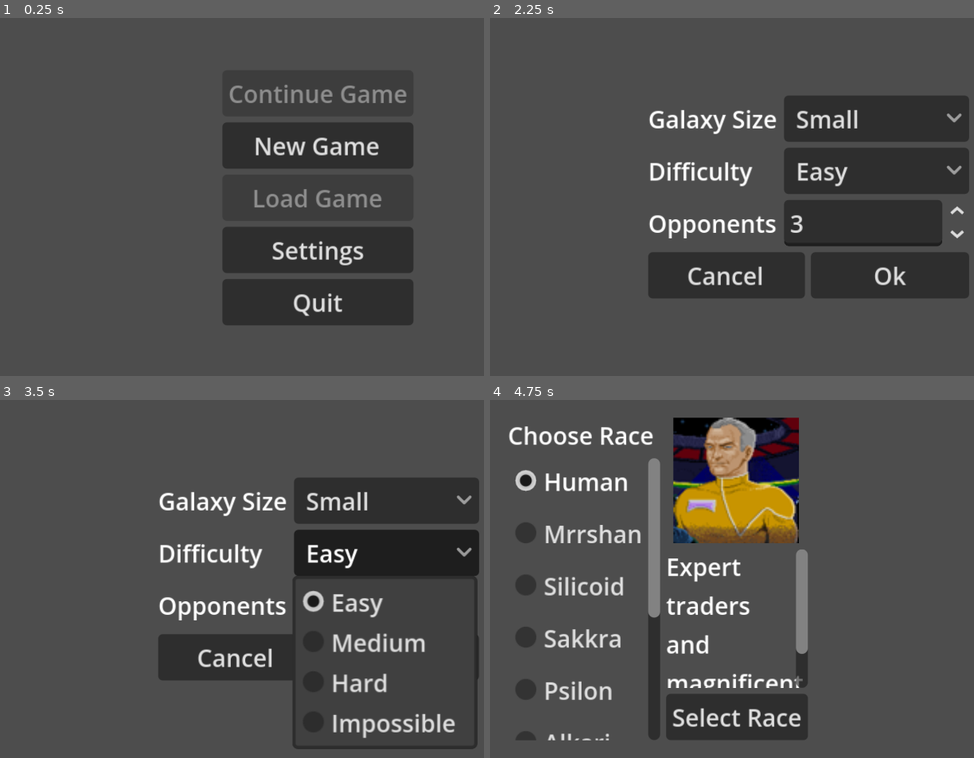
Above: before the commit, frames 1-4 (two rows, left to right).
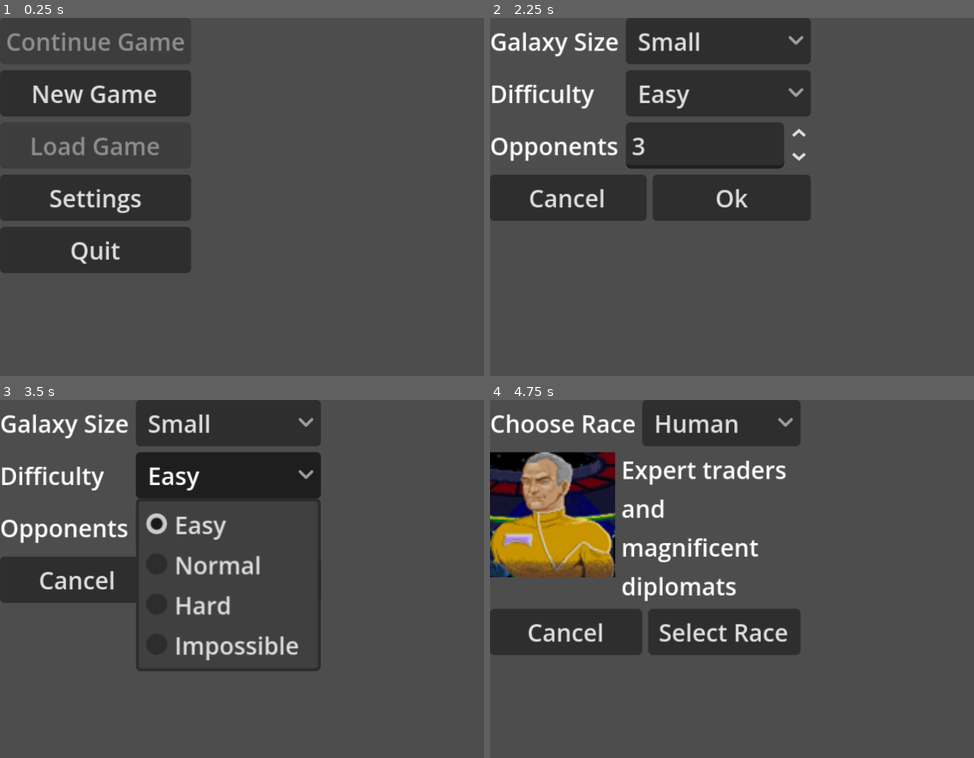
Above: after the commit, the same moments.

Repository: SamuelDavis/gmoo
Game: Godot game, scene res://main.tscn
The game is run twice, just before and just after one commit, with the same random seed, the same clock (stepped at 60 frames per second) and the same inputs.
Inputs:
- Up to frame 1 (0.25 s): no input
- Up to frame 2 (2.25 s): click "New Game" at 0.5 s; click "Cancel" at 1.25 s; click "New Game" at 2 s
- Up to frame 3 (3.5 s): click "Easy" at 2.75 s
- Up to frame 4 (4.75 s): click "Easy" at 3.5 s; click "Ok" at 4.25 s

The runs differ from the first frame. In frame 1, 31% of the frame differs, in the area x 0-86%, y 4-86%; in frame 2, 45%, in the area x 0-100%, y 0-79%; in frame 3, 32%; in frame 4, 38%.

Commit message:
try to aggressively simplify UI for responsiveness

Diff:
--- a/game_configuration.gd
+++ b/game_configuration.gd
@@ -1,9 +1,9 @@
 class_name GameConfiguration extends Resource
 
 enum GalaxySize { SMALL, MEDIUM, LARGE, HUGE }
-enum Difficulty { EASY, MEDIUM, HARD, IMPOSSIBLE }
+enum Difficulty { EASY, NORMAL, HARD, IMPOSSIBLE }
 
-@export var size: GalaxySize
-@export var difficulty: Difficulty
-@export var opponents: int
+@export var size: GalaxySize = GalaxySize.MEDIUM
+@export var difficulty: Difficulty = Difficulty.NORMAL
+@export var opponents: int = 3
 @export var race: Race
--- a/gui/game_configuration_screen.tscn
+++ b/gui/game_configuration_screen.tscn
@@ -4,26 +4,13 @@
 
 [node name="GameConfigurationScreen" type="Control" unique_id=1810580618]
 layout_mode = 3
-anchors_preset = 15
-anchor_right = 1.0
-anchor_bottom = 1.0
-grow_horizontal = 2
-grow_vertical = 2
+anchors_preset = 0
 script = ExtResource("1_5fa4y")
 
 [node name="VBoxContainer" type="VBoxContainer" parent="." unique_id=2046622430]
-layout_mode = 1
-anchors_preset = 8
-anchor_left = 0.5
-anchor_top = 0.5
-anchor_right = 0.5
-anchor_bottom = 0.5
-offset_left = -88.5
-offset_top = -60.0
-offset_right = 88.5
-offset_bottom = 60.0
-grow_horizontal = 2
-grow_vertical = 2
+layout_mode = 0
+offset_right = 177.0
+offset_bottom = 120.0
 
 [node name="GridContainer" type="GridContainer" parent="VBoxContainer" unique_id=545483009]
 layout_mode = 2
--- a/gui/gui.gd
+++ b/gui/gui.gd
@@ -4,8 +4,6 @@
 const GAME_CONFIGURATION_SCREEN: PackedScene = preload("res://gui/game_configuration_screen.tscn")
 const RACE_SELECTION_SCREEN: PackedScene = preload("res://gui/race_selection_screen.tscn")
 const SETTINGS_SCREEN: PackedScene = preload("res://gui/settings_screen.tscn")
-
-@onready var _content_container: Control = $MarginContainer
 
 var _current_screen: Node
 var _new_game_configuration: GameConfiguration
@@ -47,6 +45,7 @@
 			_new_game_configuration.race = race
 			_to_main_game()
 	)
+	next_screen.cancel_intended.connect(_to_main_menu)
 
 	_switch_to(next_screen)
 
@@ -74,7 +73,7 @@
 
 func _switch_to(next_screen: Node) -> void:
 	if _current_screen:
-		_content_container.remove_child(_current_screen)  # avoid two screens while freeing
+		remove_child(_current_screen)  # avoid two screens while freeing
 		_current_screen.queue_free()
 	_current_screen = next_screen
-	_content_container.add_child(_current_screen)
+	add_child(_current_screen)
--- a/gui/gui.tscn
+++ b/gui/gui.tscn
@@ -4,10 +4,3 @@
 
 [node name="GUI" type="CanvasLayer" unique_id=864612280]
 script = ExtResource("1_80edf")
-
-[node name="MarginContainer" type="MarginContainer" parent="." unique_id=1047766686]
-anchors_preset = 15
-anchor_right = 1.0
-anchor_bottom = 1.0
-grow_horizontal = 2
-grow_vertical = 2
--- a/gui/main_menu_screen.tscn
+++ b/gui/main_menu_screen.tscn
@@ -4,26 +4,13 @@
 
 [node name="MainMenuScreen" type="Control" unique_id=1159844681]
 layout_mode = 3
-anchors_preset = 15
-anchor_right = 1.0
-anchor_bottom = 1.0
-grow_horizontal = 2
-grow_vertical = 2
+anchors_preset = 0
 script = ExtResource("1_4denh")
 
 [node name="VBoxContainer" type="VBoxContainer" parent="." unique_id=1581306515]
-layout_mode = 1
-anchors_preset = 8
-anchor_left = 0.5
-anchor_top = 0.5
-anchor_right = 0.5
-anchor_bottom = 0.5
-offset_left = -64.0
-offset_top = -85.5
-offset_right = 64.0
-offset_bottom = 85.5
-grow_horizontal = 2
-grow_vertical = 2
+layout_mode = 0
+offset_right = 128.0
+offset_bottom = 171.0
 
 [node name="ContinueGameButton" type="Button" parent="VBoxContainer" unique_id=1937399789]
 unique_name_in_owner = true
--- a/gui/race_selection_screen.gd
+++ b/gui/race_selection_screen.gd
@@ -1,44 +1,36 @@
 class_name RaceSelectionScreen extends Control
 
 signal race_selection_intended(race: Race)
+signal cancel_intended
 
 @export var races: Races
 
-@onready var _race_options_scroll: ScrollContainer = %ScrollContainer
-@onready var _race_options_list: VBoxContainer = %RaceOptionsContainer
+@onready var _race_options_list: OptionButton = %RaceOptionsContainer
 @onready var _race_portrait: TextureRect = %RacePortraitTextureRect
 @onready var _race_description: Label = %RaceDescriptionLabel
+@onready var _cancel_button: Button = %CancelButton
 @onready var _select_race_button: Button = %SelectRaceButton
 
 var _selected_race: Race
 
 
 func _ready() -> void:
-	var button_group: ButtonGroup = ButtonGroup.new()
 	for race: Race in races.list:
-		var button: CheckBox = CheckBox.new()
-		button.button_group = button_group
-		button.text = race.label
-		button.toggled.connect(_on_race_toggled.bind(race))
-		_race_options_list.add_child(button)
-		button.button_pressed = _selected_race == null
+		_race_options_list.add_item(race.label)
 
+	_race_options_list.item_selected.connect(_on_race_toggled)
+	_cancel_button.pressed.connect(cancel_intended.emit)
 	_select_race_button.pressed.connect(_on_select_race)
 
-
-func _process(_delta: float) -> void:
-	var available: float = size.y - _race_options_scroll.position.y
-	_race_options_scroll.custom_minimum_size.y = minf(
-		_race_options_list.get_combined_minimum_size().y, available
-	)
+	_on_race_toggled(0)
 
 
-func _on_race_toggled(on: bool, race: Race) -> void:
-	if on:
-		_select_race_button.disabled = false
-		_race_portrait.texture = race.portrait
-		_race_description.text = race.description
-		_selected_race = race
+func _on_race_toggled(index: int) -> void:
+	var race: Race = races.list[index]
+	_select_race_button.disabled = false
+	_race_portrait.texture = race.portrait
+	_race_description.text = race.description
+	_selected_race = race
 
 
 func _on_select_race() -> void:
--- a/gui/race_selection_screen.tscn
+++ b/gui/race_selection_screen.tscn
@@ -5,59 +5,54 @@
 
 [node name="RaceSelectionScreen" type="Control" unique_id=1133312451]
 layout_mode = 3
-anchors_preset = 15
-anchor_right = 1.0
-anchor_bottom = 1.0
-grow_horizontal = 2
-grow_vertical = 2
+anchors_preset = 0
 script = ExtResource("1_7y7b2")
 races = ExtResource("2_ux4qv")
 
-[node name="HBoxContainer" type="HBoxContainer" parent="." unique_id=1527619441]
-layout_mode = 1
-anchors_preset = 0
-offset_right = 197.0
+[node name="VBoxContainer" type="VBoxContainer" parent="." unique_id=1375996572]
+layout_mode = 0
+offset_right = 40.0
+offset_bottom = 40.0
 
-[node name="RaceOptions" type="VBoxContainer" parent="HBoxContainer" unique_id=1473205519]
+[node name="HBoxContainer" type="HBoxContainer" parent="VBoxContainer" unique_id=2002090298]
 layout_mode = 2
 
-[node name="RaceOptionsLabel" type="Label" parent="HBoxContainer/RaceOptions" unique_id=580863651]
+[node name="RaceOptionsLabel" type="Label" parent="VBoxContainer/HBoxContainer" unique_id=580863651]
 layout_mode = 2
 text = "Choose Race"
 
-[node name="ScrollContainer" type="ScrollContainer" parent="HBoxContainer/RaceOptions" unique_id=192131209]
+[node name="RaceOptionsContainer" type="OptionButton" parent="VBoxContainer/HBoxContainer" unique_id=427516905]
 unique_name_in_owner = true
 layout_mode = 2
-size_flags_vertical = 3
-horizontal_scroll_mode = 0
 
-[node name="RaceOptionsContainer" type="VBoxContainer" parent="HBoxContainer/RaceOptions/ScrollContainer" unique_id=1072964609]
+[node name="HBoxContainer2" type="HBoxContainer" parent="VBoxContainer" unique_id=1691693215]
+layout_mode = 2
+
+[node name="RacePortraitTextureRect" type="TextureRect" parent="VBoxContainer/HBoxContainer2" unique_id=269848069]
 unique_name_in_owner = true
 layout_mode = 2
-size_flags_vertical = 3
+size_flags_horizontal = 0
+size_flags_vertical = 0
 
-[node name="RaceDetails" type="VBoxContainer" parent="HBoxContainer" unique_id=1632979476]
-layout_mode = 2
-
-[node name="RacePortraitTextureRect" type="TextureRect" parent="HBoxContainer/RaceDetails" unique_id=269848069]
-unique_name_in_owner = true
-layout_mode = 2
-size_flags_horizontal = 4
-
-[node name="RaceDescriptionScroll" type="ScrollContainer" parent="HBoxContainer/RaceDetails" unique_id=597572783]
-custom_minimum_size = Vector2(84, 0)
-layout_mode = 2
-size_flags_vertical = 3
-horizontal_scroll_mode = 0
-
-[node name="RaceDescriptionLabel" type="Label" parent="HBoxContainer/RaceDetails/RaceDescriptionScroll" unique_id=38554950]
+[node name="RaceDescriptionLabel" type="Label" parent="VBoxContainer/HBoxContainer2" unique_id=38554950]
 unique_name_in_owner = true
 layout_mode = 2
 size_flags_horizontal = 3
+size_flags_vertical = 0
 autowrap_mode = 2
 
-[node name="SelectRaceButton" type="Button" parent="HBoxContainer/RaceDetails" unique_id=1886413912]
+[node name="HBoxContainer3" type="HBoxContainer" parent="VBoxContainer" unique_id=909597200]
+layout_mode = 2
+
+[node name="CancelButton" type="Button" parent="VBoxContainer/HBoxContainer3" unique_id=280730760]
 unique_name_in_owner = true
 layout_mode = 2
+size_flags_horizontal = 3
+text = "Cancel"
+
+[node name="SelectRaceButton" type="Button" parent="VBoxContainer/HBoxContainer3" unique_id=1886413912]
+unique_name_in_owner = true
+layout_mode = 2
+size_flags_horizontal = 3
 disabled = true
 text = "Select Race"
--- a/gui/settings_screen.tscn
+++ b/gui/settings_screen.tscn
@@ -4,26 +4,13 @@
 
 [node name="SettingsScreen" type="Control" unique_id=365776862]
 layout_mode = 3
-anchors_preset = 15
-anchor_right = 1.0
-anchor_bottom = 1.0
-grow_horizontal = 2
-grow_vertical = 2
+anchors_preset = 0
 script = ExtResource("1_pg6x7")
 
 [node name="VBoxContainer" type="VBoxContainer" parent="." unique_id=1746089400]
-layout_mode = 1
-anchors_preset = 8
-anchor_left = 0.5
-anchor_top = 0.5
-anchor_right = 0.5
-anchor_bottom = 0.5
-offset_left = -37.5
-offset_top = -39.0
-offset_right = 37.5
-offset_bottom = 39.0
-grow_horizontal = 2
-grow_vertical = 2
+layout_mode = 0
+offset_right = 200.0
+offset_bottom = 78.0
 
 [node name="GridContainer" type="GridContainer" parent="VBoxContainer" unique_id=43075170]
 layout_mode = 2
